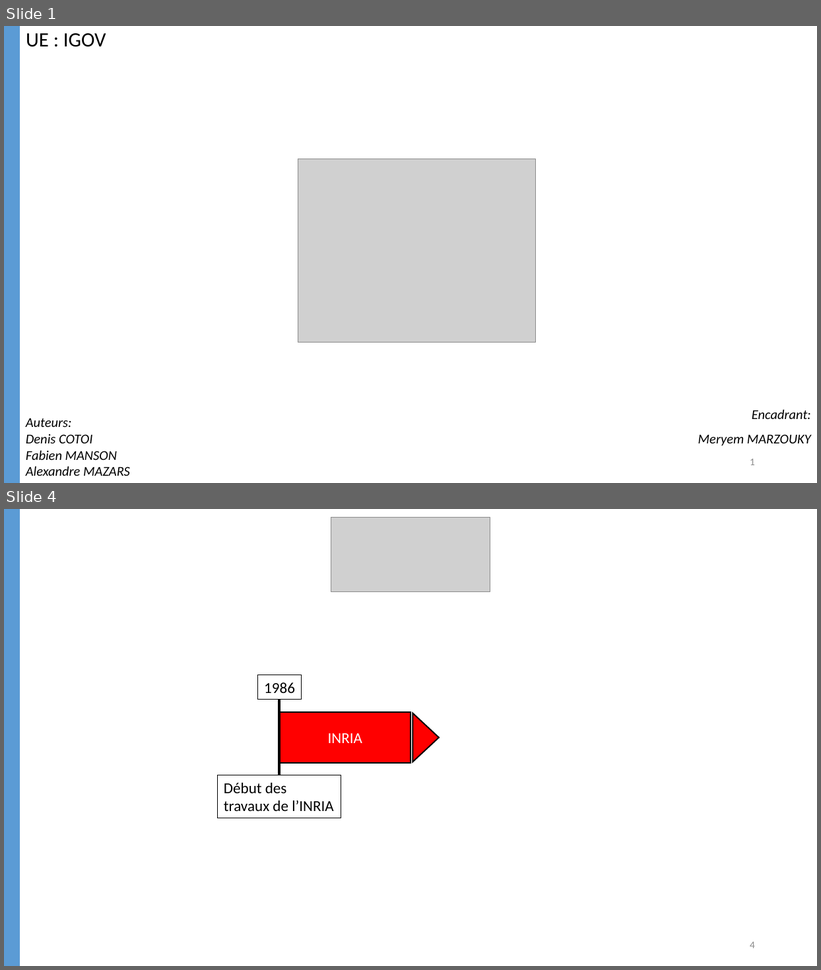
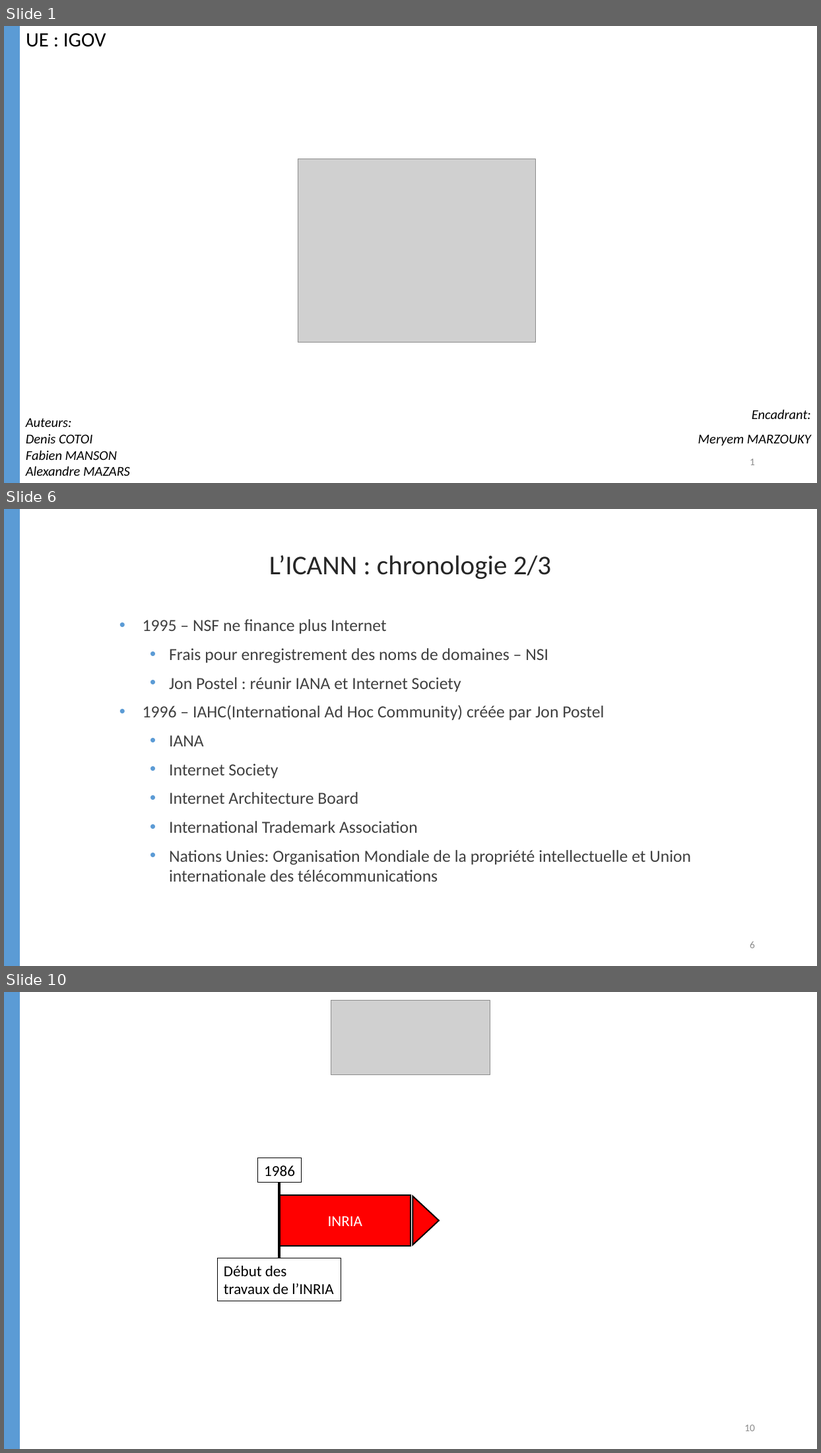
Before and after one commit to FabienMnsn/IGOV, a slide deck: Rapport/IGOV_COTOI_MANSON_MAZARS_slides.pptx. Shown one above the other, each under a label of ours: slides 1 and 4 before the commit, slides 1, 6 and 10 after it; the slides between them are not shown. The pictures are 821x970 and 821x1453 pixels, drawn with LibreOffice and Linux fonts; fonts in the diff are those of the drawing; grey boxes stand for pictures. Boxes give left, top, right and bottom in pixels: in the first picture for what was removed or moved away, otherwise in the second. Text is boxed around its words. In the diff, an @@ line names an element or a change of style, - is before the commit and + after.

```diff
--- a/Rapport/IGOV_COTOI_MANSON_MAZARS_slides.pptx
+++ b/Rapport/IGOV_COTOI_MANSON_MAZARS_slides.pptx
@@ slide 6 added at (4, 509, 817, 966), background #FFFFFF @@
@@ rectangle added at (4, 509, 20, 966), fill #5B9BD5, outline #5B9BD5 1 pt @@
@@ text added at (269, 555, 551, 579), 32 pt, text #262626 @@
+L’ICANN : chronologie 2/3
@@ text added at (143, 619, 691, 882), 20 pt, text #404040 @@
+• 1995 – NSF ne finance plus Internet
+  • Frais pour enregistrement des noms de domaines – NSI
+  • Jon Postel : réunir IANA et Internet Society
+• 1996 – IAHC(International Ad Hoc Community) créée par Jon Postel
+  • IANA
+  • Internet Society
+  • Internet Architecture Board
+  • International Trademark Association
+  • Nations Unies: Organisation Mondiale de la propriété intellectuelle et Union internationale des télécommunications
@@ page number added at (750, 941, 755, 949), 12 pt, text #8C8C8C @@
+6
@@ what was slide 4 is now slide 10 @@
@@ page number at (745, 1425, 755, 1432): text changed @@
-4
+10
```
Also in this commit, not shown: 3 slides changed, 5 other slides added, 5 other files.
